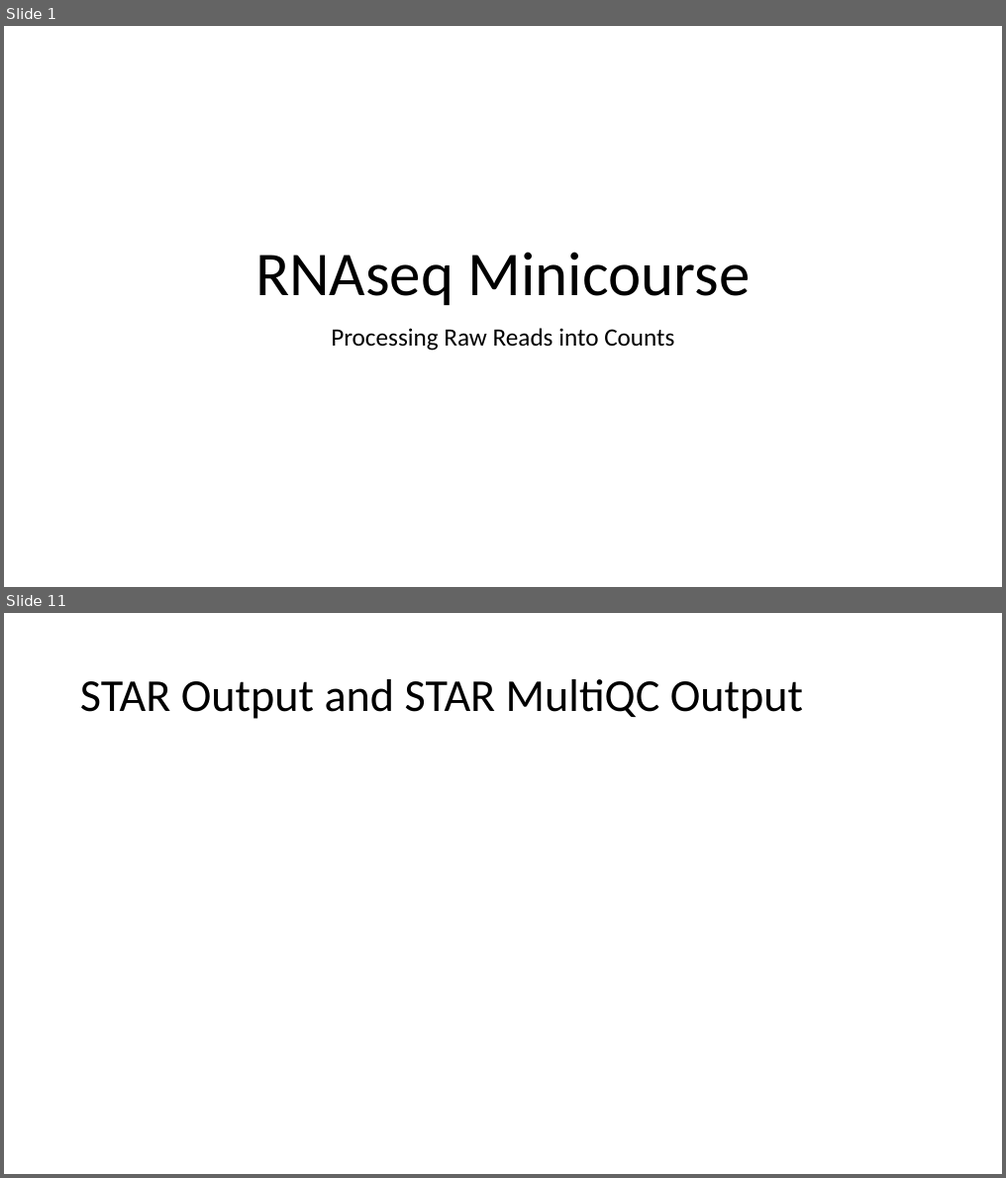
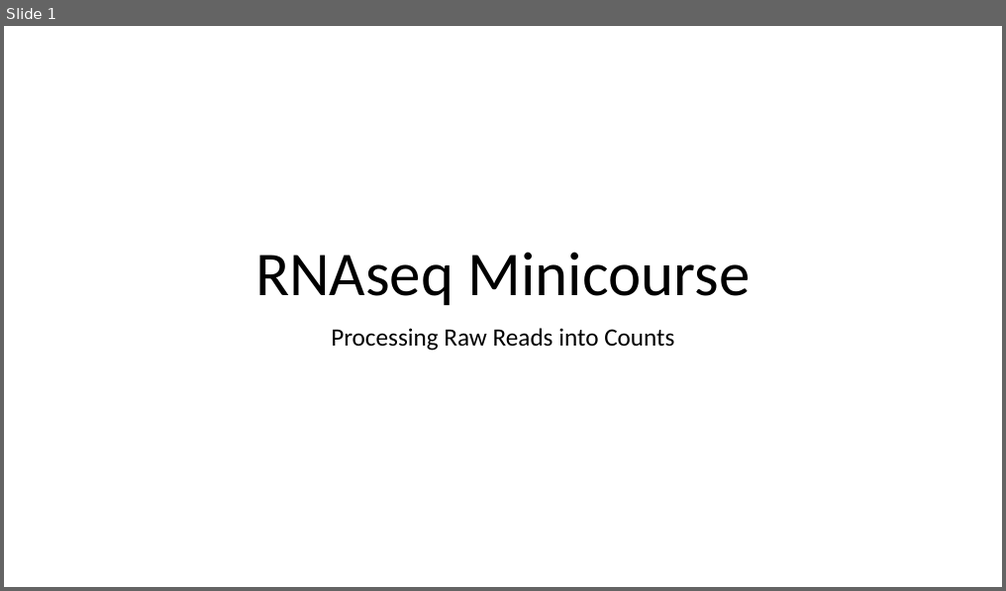
Before and after one commit to tpaape/RNAseq_Miniworkshop, a slide deck: Presentations/Processing Raw RNA Reads to Counts.pptx. Shown one above the other, each under a label of ours: slides 1 and 11 before the commit, slide 1 after it; the slides between them are not shown. The pictures are 1006x1178 and 1006x591 pixels, drawn with LibreOffice and Linux fonts; fonts in the diff are those of the drawing. Boxes give left, top, right and bottom in pixels: in the first picture for what was removed or moved away, otherwise in the second. Text is boxed around its words. In the diff, an @@ line names an element or a change of style, - is before the commit and + after.

```diff
--- a/Presentations/Processing Raw RNA Reads to Counts.pptx
+++ b/Presentations/Processing Raw RNA Reads to Counts.pptx
@@ slide 11 removed at <box>4,613,1002,1174</box>, background #FFFFFF @@
@@ title removed at <box>80,679,803,719</box> @@
-STAR Output and STAR MultiQC Output
```
Also in this commit, not shown: 1 slide changed, 10 other slides removed, 6 other files.
